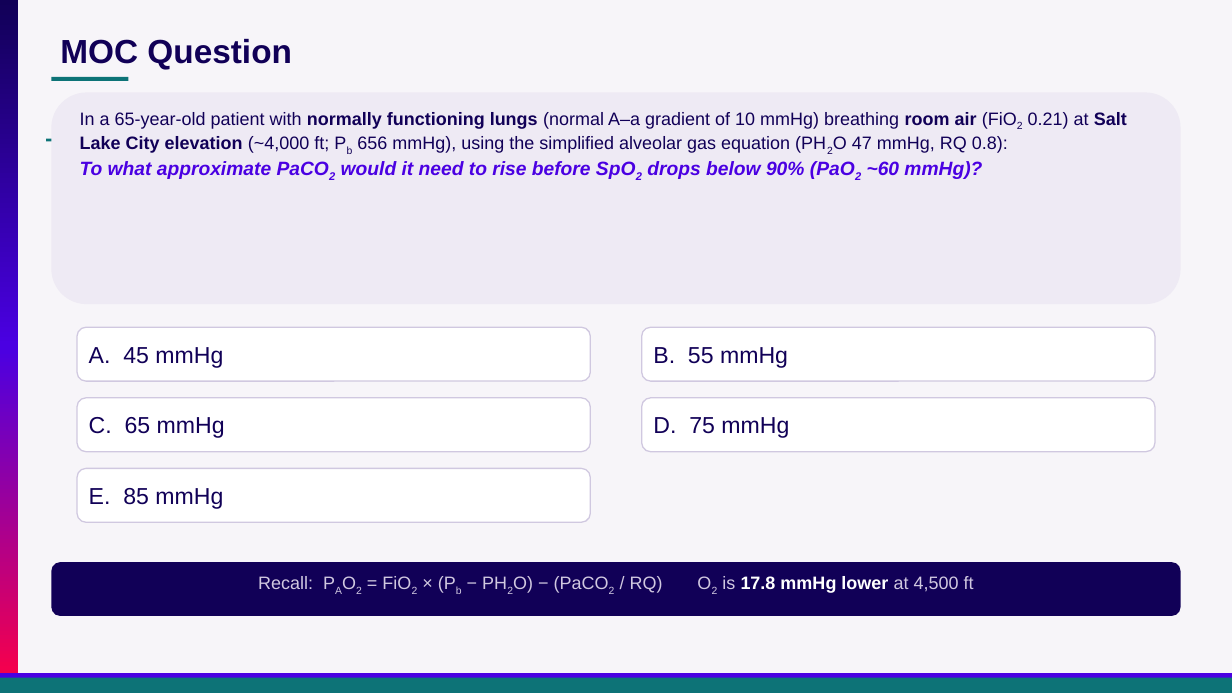
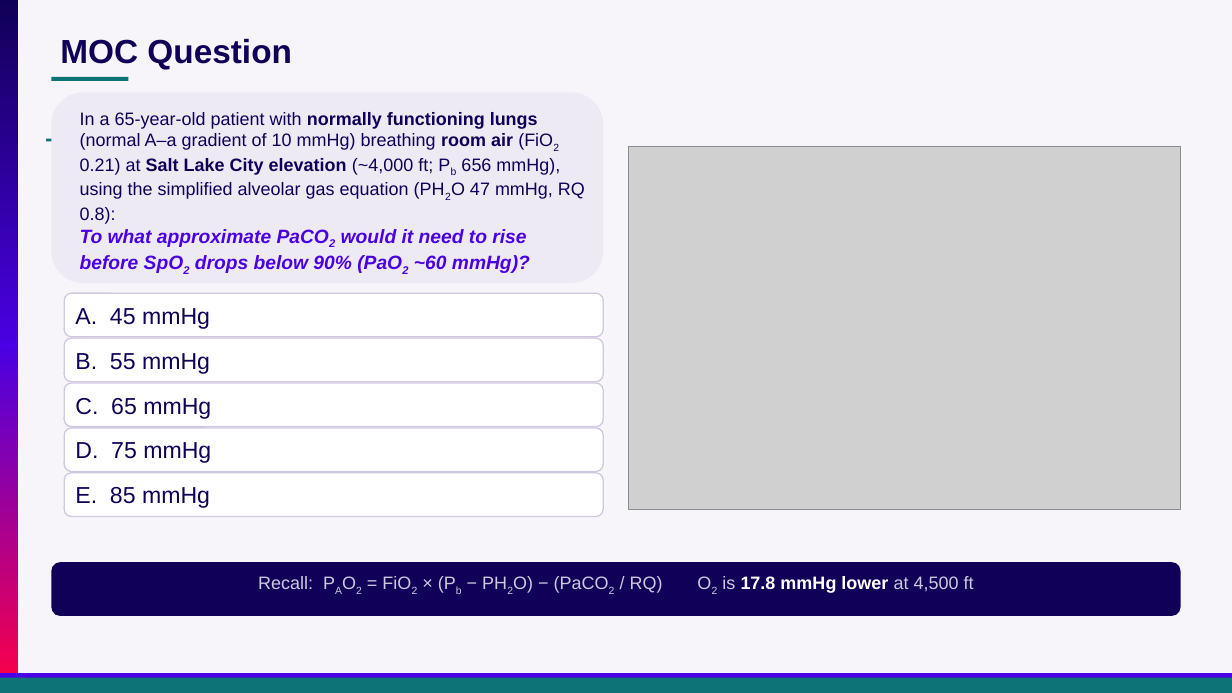
Before and after one commit to reblocke/clinical_talks, a slide deck: slide 7 of archive/Presentations/Locke Utah ACP OHS 2026.pptx. Drawn at 1232x693 pixels with LibreOffice and Linux fonts; fonts in the diff are those of the drawing; grey boxes stand for pictures. Boxes give left, top, right and bottom in pixels: in the first picture for what was removed or moved away, otherwise in the second. Text is boxed around its words. In the diff, an @@ line names an element or a change of style, - is before the commit and + after.

```diff
--- a/archive/Presentations/Locke Utah ACP OHS 2026.pptx
+++ b/archive/Presentations/Locke Utah ACP OHS 2026.pptx
@@ rounded rectangle: place and size @@
-rounded rectangle at (52, 92, 1181, 304)
+rounded rectangle at (52, 92, 604, 283)
@@ text "In a 65-year-old patient with ..." rewrapped from (80, 112, 1127, 179) to (80, 112, 585, 273) @@
@@ picture added at (629, 146, 1181, 509) @@
@@ rounded rectangle "A. 45 mmHg": place and size @@
-rounded rectangle "A. 45 mmHg" at (77, 327, 591, 381)
+rounded rectangle "A. 45 mmHg" at (64, 293, 603, 336)
@@ rounded rectangle "B. 55 mmHg": place and size @@
-rounded rectangle "B. 55 mmHg" at (641, 327, 1155, 381)
+rounded rectangle "B. 55 mmHg" at (64, 338, 603, 382)
@@ rounded rectangle "C. 65 mmHg": place and size @@
-rounded rectangle "C. 65 mmHg" at (77, 398, 591, 452)
+rounded rectangle "C. 65 mmHg" at (64, 384, 603, 427)
@@ rounded rectangle "D. 75 mmHg": place and size @@
-rounded rectangle "D. 75 mmHg" at (641, 398, 1155, 452)
+rounded rectangle "D. 75 mmHg" at (64, 428, 603, 471)
@@ rounded rectangle "E. 85 mmHg": place and size @@
-rounded rectangle "E. 85 mmHg" at (77, 469, 591, 522)
+rounded rectangle "E. 85 mmHg" at (64, 473, 603, 517)
```
Also in this commit, not shown: 25 other slides changed, 8 slides added, 7 slides removed, 1 other file.
